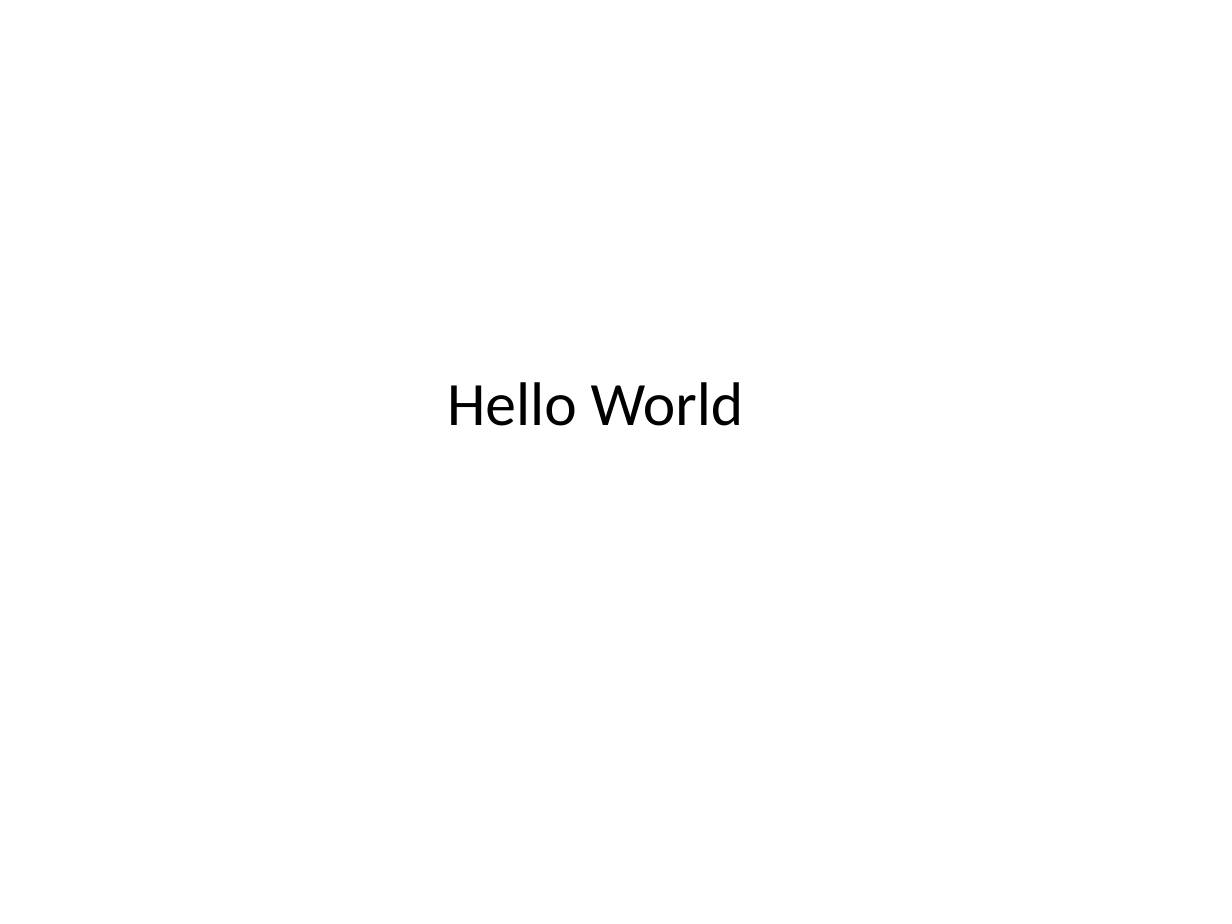
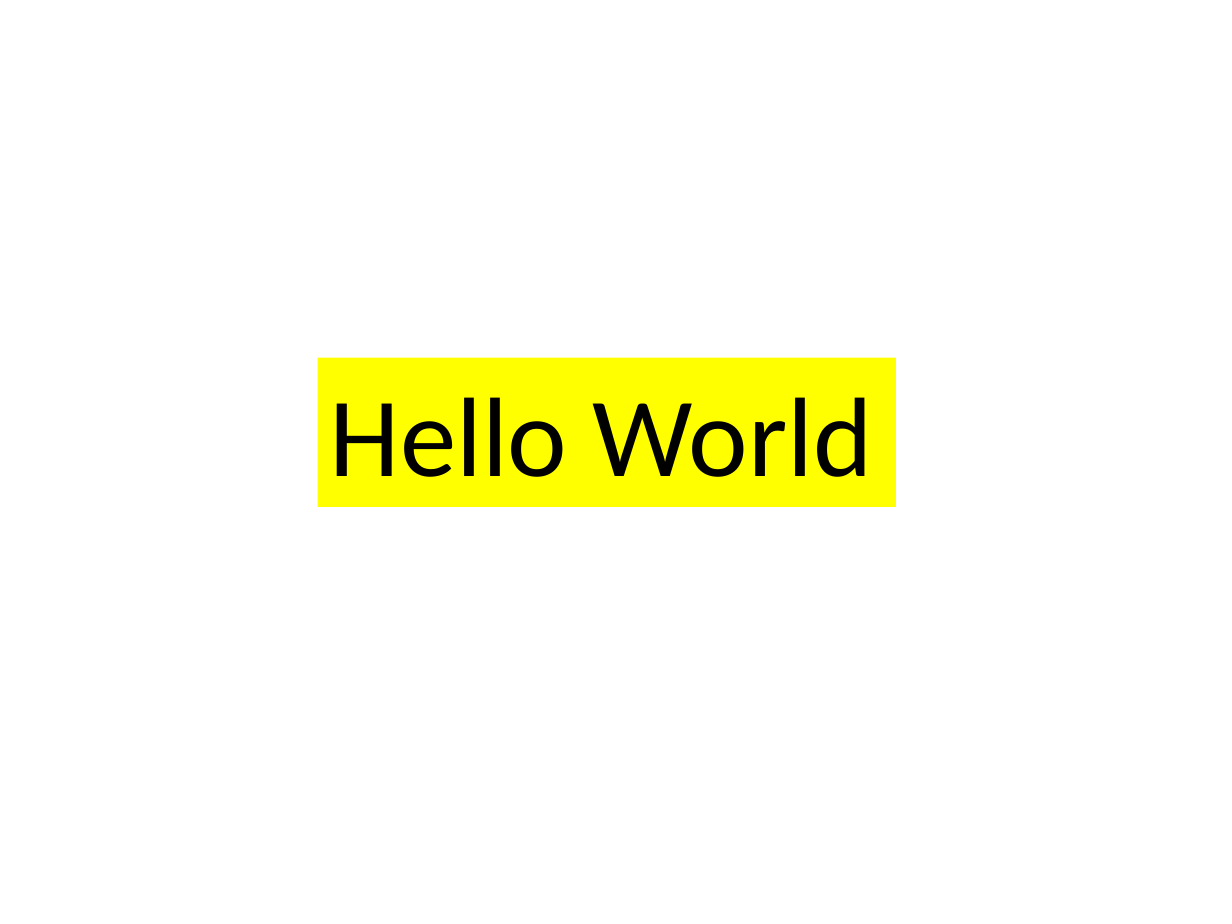
Before and after one commit to sikuli/sikuli-slides, a slide deck: slide 1 of src/main/resources/org/sikuli/slides/api/examples/helloworld.pptx. Drawn at 1232x924 pixels with LibreOffice and Linux fonts; fonts in the diff are those of the drawing. Boxes give left, top, right and bottom in pixels: in the first picture for what was removed or moved away, otherwise in the second. Text is boxed around its words. In the diff, an @@ line names an element or a change of style, - is before the commit and + after.

```diff
--- a/src/main/resources/org/sikuli/slides/api/examples/helloworld.pptx
+++ b/src/main/resources/org/sikuli/slides/api/examples/helloworld.pptx
@@ rectangle "Hello World": place and size @@
-rectangle "Hello World" at box(447, 382, 744, 426)
+rectangle "Hello World" at box(318, 357, 896, 506)
@@ rectangle "Hello World" at box(318, 357, 896, 506): size 36 to 66 pt; fill none to #FFFF00 @@
```
Also in this commit, not shown: 23 other files.
